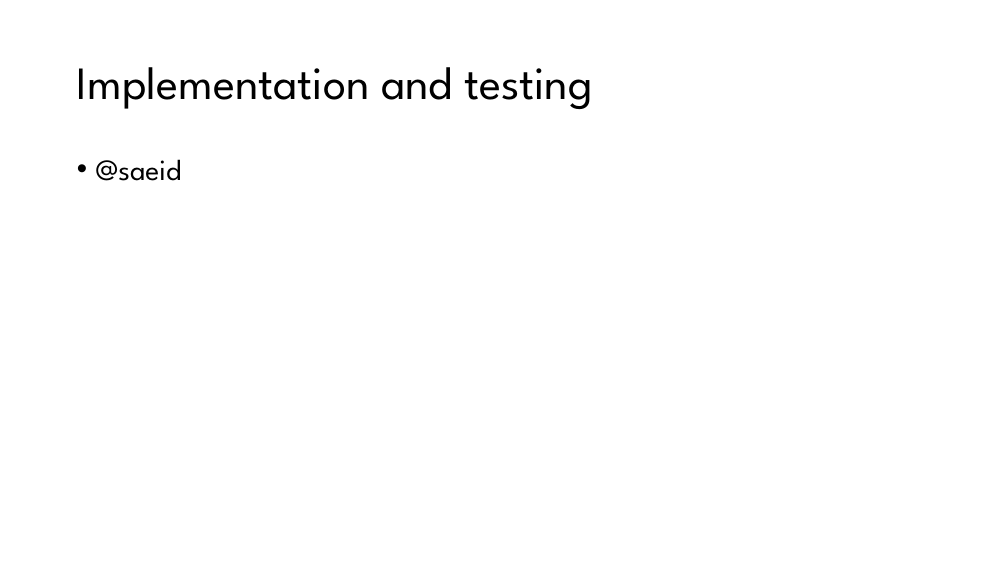
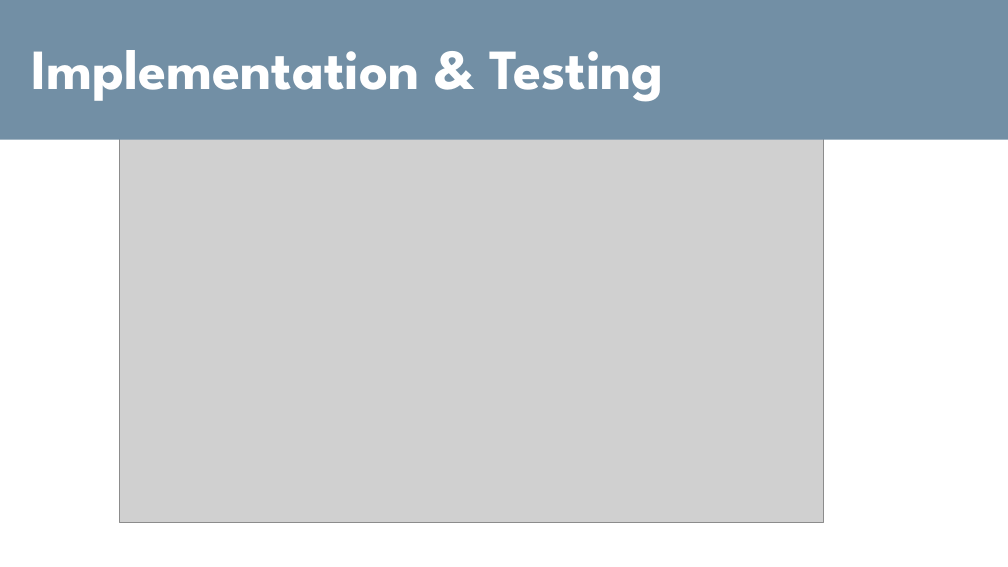
Before and after one commit to TiberioG/SoftwareEngineering2Polimi, a slide deck: slide 14 of Presentation1.pptx. Drawn at 1008x567 pixels with LibreOffice and Linux fonts; fonts in the diff are those of the drawing; grey boxes stand for pictures. Boxes give left, top, right and bottom in pixels: in the first picture for what was removed or moved away, otherwise in the second. Text is boxed around its words. In the diff, an @@ line names an element or a change of style, - is before the commit and + after.

```diff
--- a/Presentation1.pptx
+++ b/Presentation1.pptx
@@ rectangle added at (x1=0, y1=0, x2=1008, y2=140), fill #728FA5 @@
@@ text added at (x1=31, y1=50, x2=664, y2=102), 54 pt, text #FFFFFF, bold @@
+Implementation & Testing
@@ picture added at (x1=119, y1=127, x2=823, y2=523) @@
@@ text removed at (x1=96, y1=159, x2=182, y2=181) @@
-• @saeid
```
Also in this commit, not shown: 4 other slides changed, 9 slides added, 9 slides removed, 2 other files.
